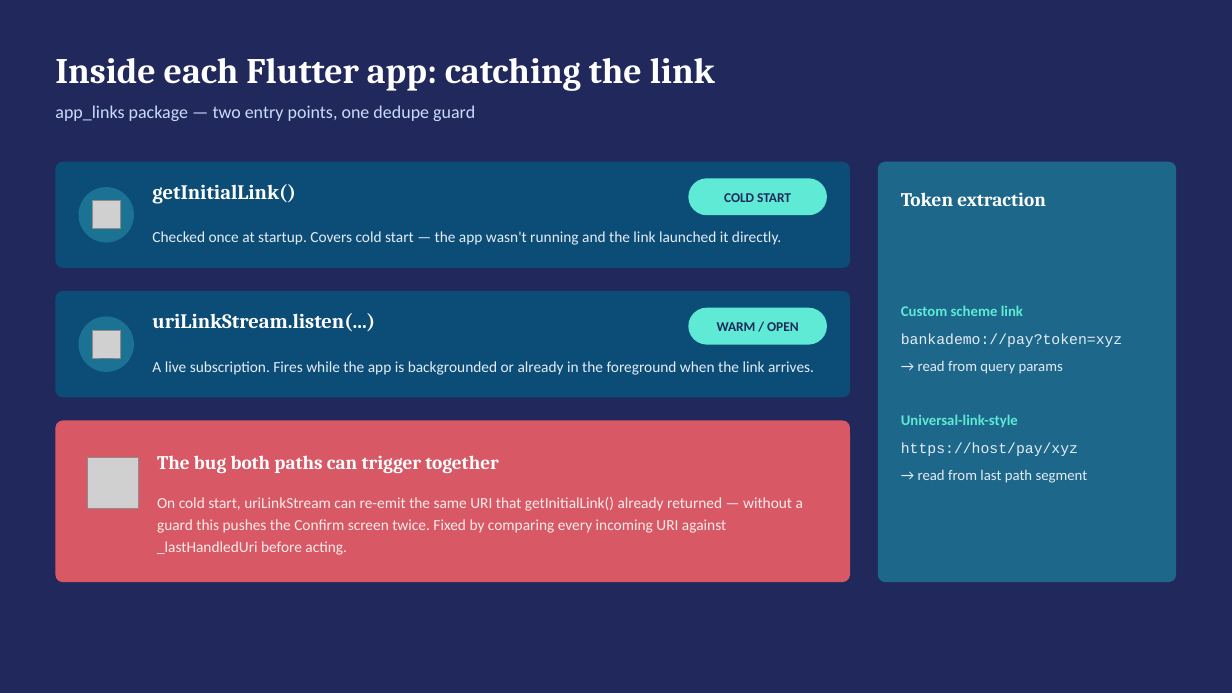
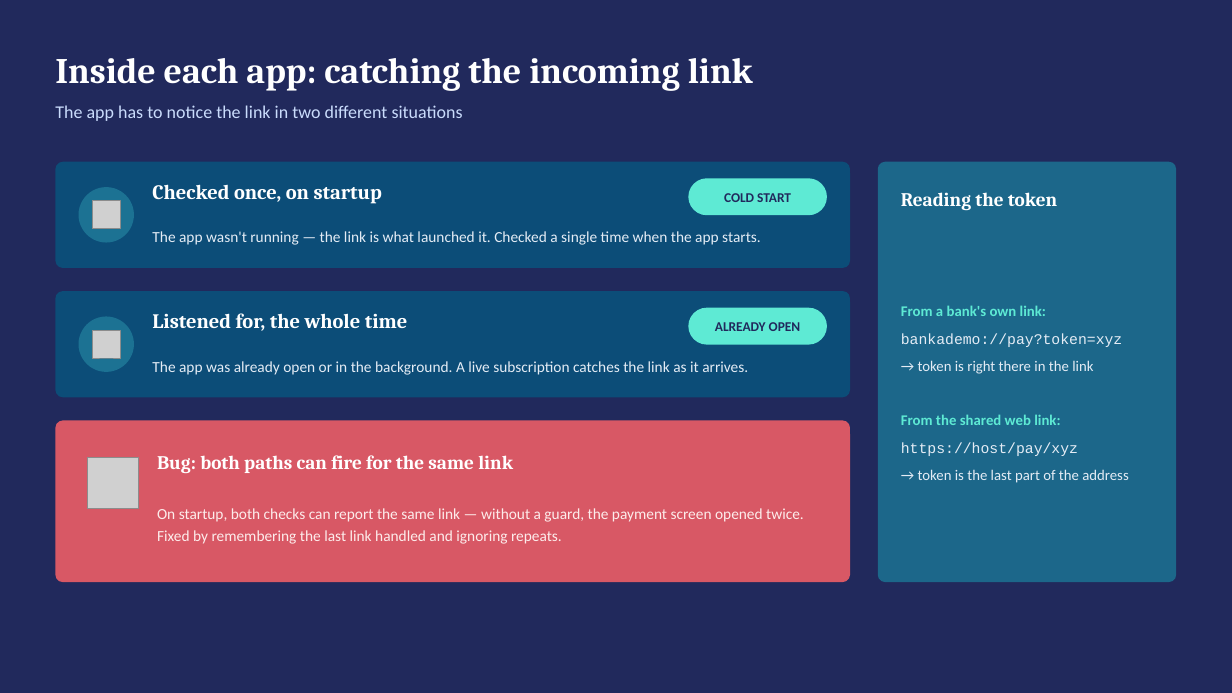
Before and after one commit to deandrehaijielim-commits/sgqr-deep-link-demo, a slide deck: slide 6 of SGQR_Deep_Linking_Simulation.pptx (slide 5 before the commit). Drawn at 1232x693 pixels with LibreOffice and Linux fonts; fonts in the diff are those of the drawing; grey boxes stand for pictures. Boxes give left, top, right and bottom in pixels: in the first picture for what was removed or moved away, otherwise in the second. Text is boxed around its words. In the diff, an @@ line names an element or a change of style, - is before the commit and + after.

Commit message:
Update slide deck: correct Android flow, simplify wording throughout

```diff
--- a/SGQR_Deep_Linking_Simulation.pptx
+++ b/SGQR_Deep_Linking_Simulation.pptx
@@ text at (55, 58, 753, 91): text changed @@
-Inside each Flutter app: catching the link
+Inside each app: catching the incoming link
@@ text at (55, 105, 463, 121): text changed @@
-app_links package — two entry points, one dedupe guard
+The app has to notice the link in two different situations
@@ text at (152, 184, 382, 204): text changed @@
-getInitialLink()
+Checked once, on startup
@@ text at (901, 192, 1057, 211): text changed @@
-Token extraction
+Reading the token
@@ text at (152, 231, 761, 245): text changed @@
-Checked once at startup. Covers cold start — the app wasn't running and the link launched it directly.
+The app wasn't running — the link is what launched it. Checked a single time when the app starts.
@@ text at (152, 313, 408, 331): text changed @@
-uriLinkStream.listen(...)
+Listened for, the whole time
@@ text at (715, 322, 801, 331): text changed @@
-WARM / OPEN
+ALREADY OPEN
@@ text at (901, 305, 1046, 316): text changed @@
-Custom scheme link
+From a bank's own link:
@@ text at (152, 361, 748, 375): text changed @@
-A live subscription. Fires while the app is backgrounded or already in the foreground when the link arrives.
+The app was already open or in the background. A live subscription catches the link as it arrives.
@@ text at (901, 360, 1093, 425): text changed @@
-→ read from query params
-Universal-link-style
+→ token is right there in the link
+From the shared web link:
@@ text at (157, 455, 513, 473): text changed @@
-The bug both paths can trigger together
+Bug: both paths can fire for the same link
@@ text at (918, 469, 1128, 483): text changed @@
-→ read from last path segment
+→ token is the last part of the address
@@ text at (157, 508, 804, 544): text changed @@
-On cold start, uriLinkStream can re-emit the same URI that getInitialLink() already returned — without a guard this pushes the Confirm screen twice. Fixed by comparing every incoming URI against _lastHandledUri before acting.
+On startup, both checks can report the same link — without a guard, the payment screen opened twice. Fixed by remembering the last link handled and ignoring repeats.
```
Also in this commit, not shown: 8 other slides changed, 1 slide added.
